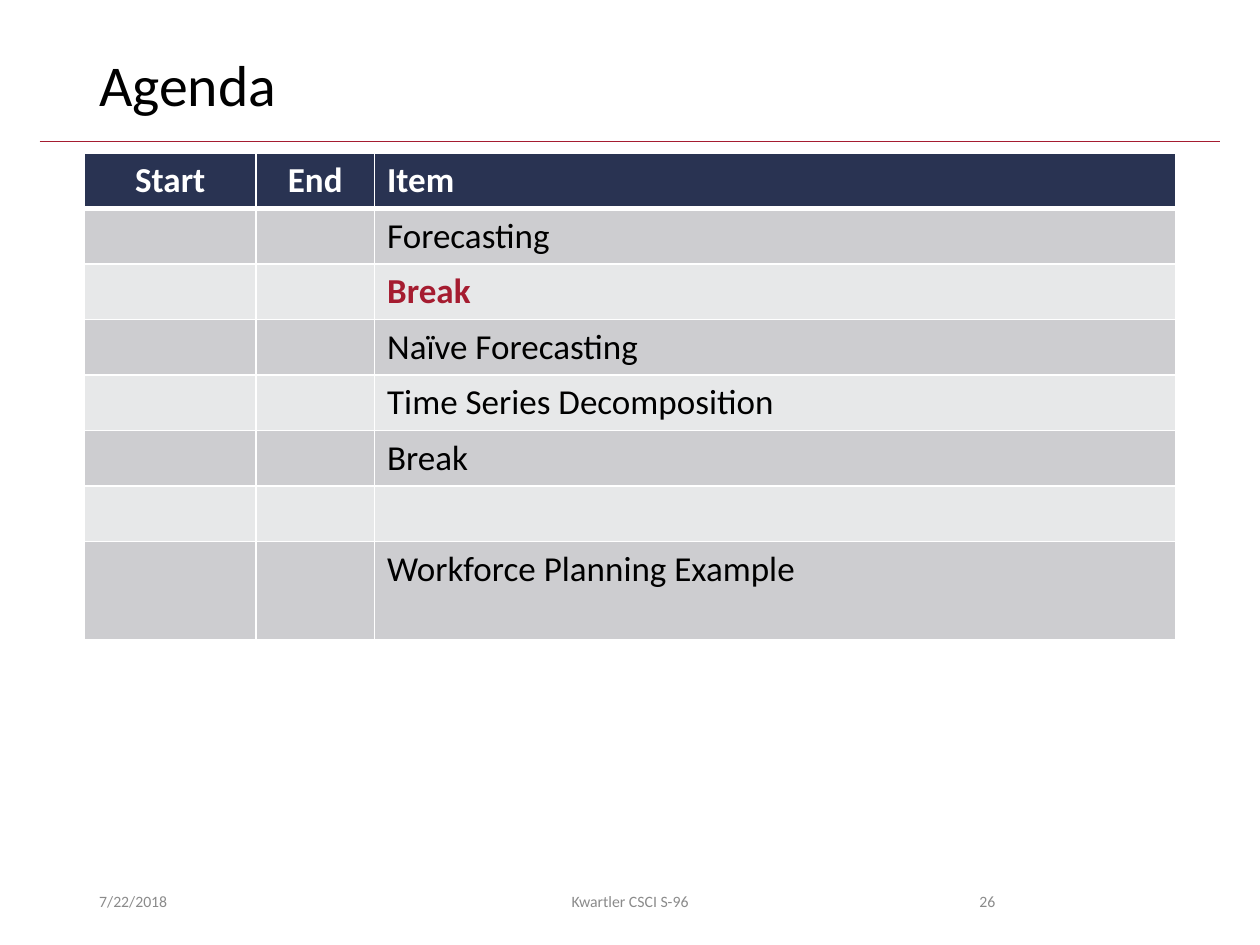
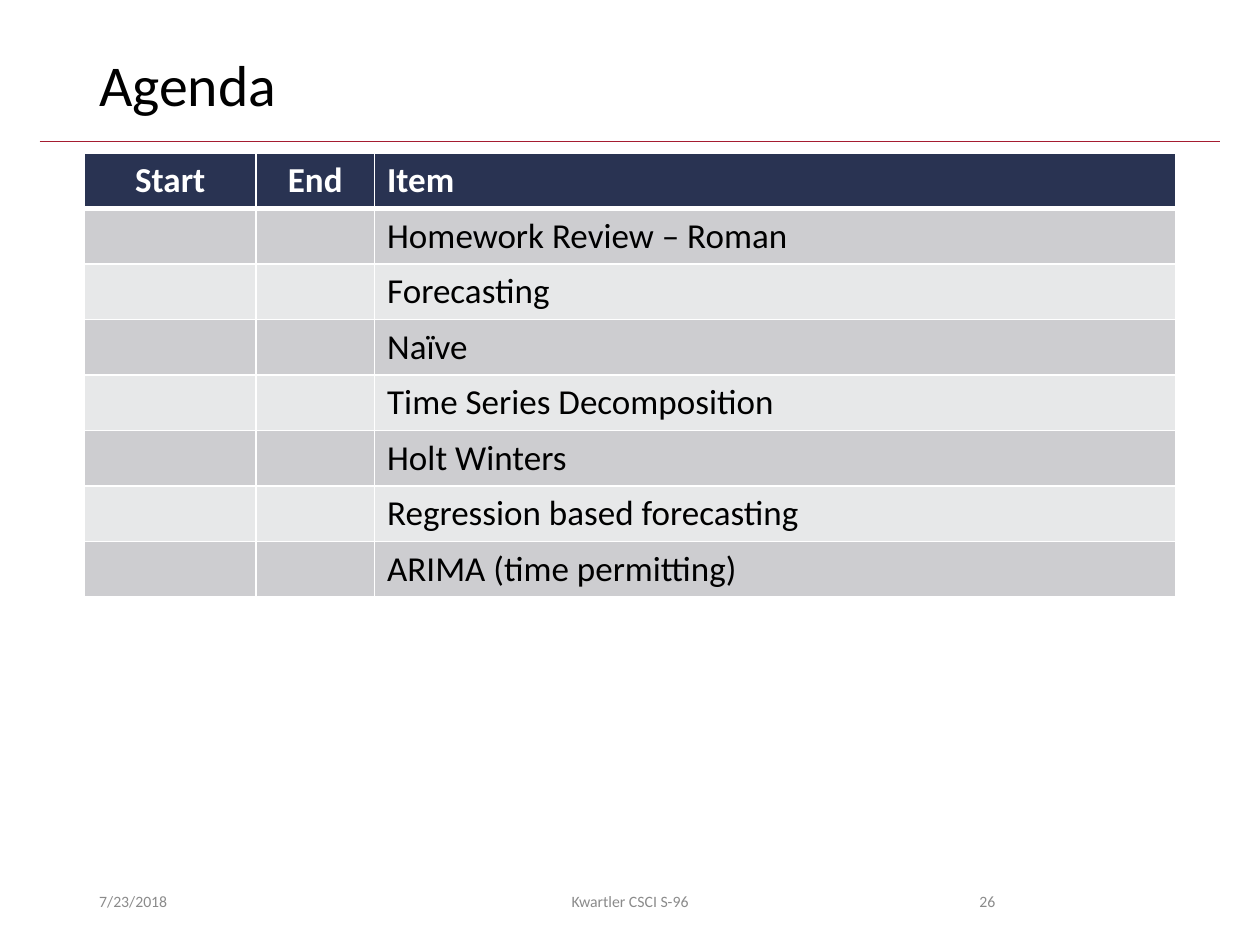
Before and after one commit to anhnguyendepocen/HarvardSummerStudent2018, a slide deck: slide 26 of lessons/5_July 23-Forecasting/Day5 July 23_Revised.pptx. Drawn at 1260x945 pixels with LibreOffice and Linux fonts; fonts in the diff are those of the drawing; background and template pictures are left out. Boxes give left, top, right and bottom in pixels: in the first picture for what was removed or moved away, otherwise in the second. Text is boxed around its words. In the diff, an @@ line names an element or a change of style, - is before the commit and + after.

Commit message:
final forecasting ppt

```diff
--- a/lessons/5_July 23-Forecasting/Day5 July 23_Revised.pptx
+++ b/lessons/5_July 23-Forecasting/Day5 July 23_Revised.pptx
@@ table at [84,154,1176,591] @@
+row 2:  |  | Homework Review – Roman
-row 3:  |  | Break
-row 4:  |  | Naïve Forecasting
+row 4:  |  | Naïve
-row 6, column 3: Break
+row 6, column 3: Holt Winters
-row 7, column 3: 
+row 7, column 3: Regression based forecasting
-row 8, column 3: Workforce Planning Example
+row 8, column 3: ARIMA (time permitting)
@@ text at [99,896,167,908]: text changed @@
-7/22/2018
+7/23/2018
```
Also in this commit, not shown: 51 other slides changed.
